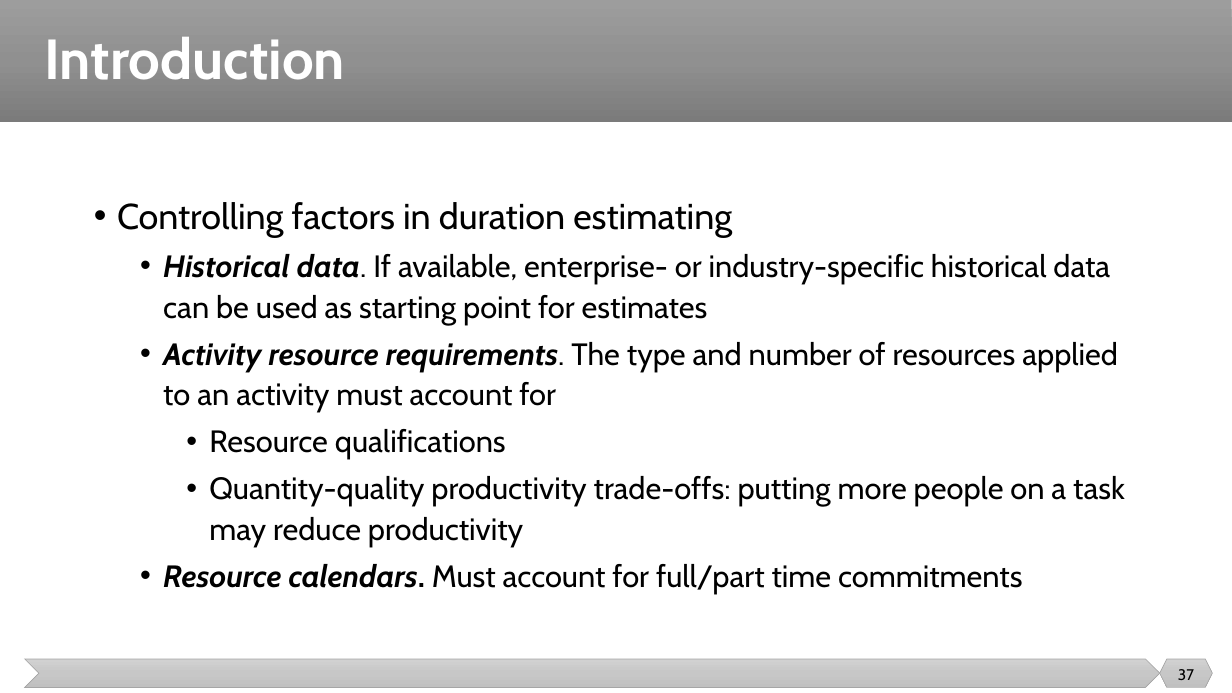
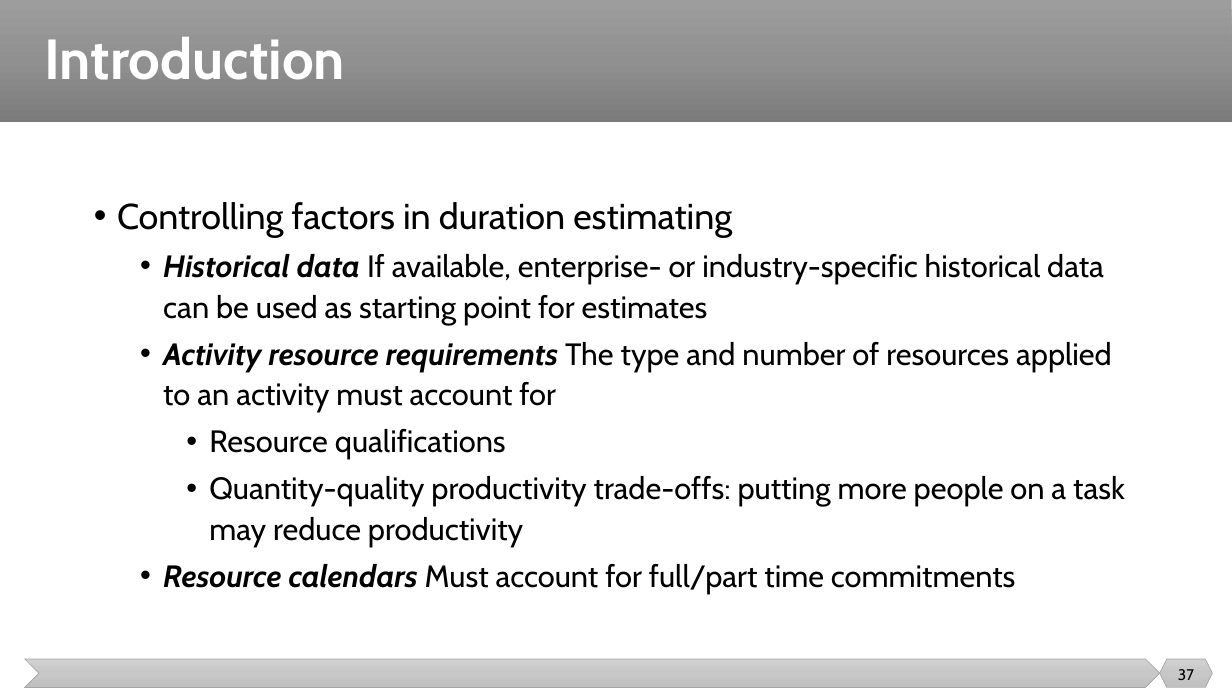
Before and after one commit to malenezi/malenezi, a slide deck: slide 37 of SE423/Lectures/6-Planning/Estimation.pptx. Drawn at 1232x693 pixels with LibreOffice and Linux fonts; fonts in the diff are those of the drawing. Boxes give left, top, right and bottom in pixels: in the first picture for what was removed or moved away, otherwise in the second. Text is boxed around its words. In the diff, an @@ line names an element or a change of style, - is before the commit and + after.

```diff
--- a/SE423/Lectures/6-Planning/Estimation.pptx
+++ b/SE423/Lectures/6-Planning/Estimation.pptx
@@ text at (163,254,1112,412): text changed @@
-  • Historical data. If available, enterprise- or industry-specific historical data can be used as starting point for estimates
-  • Activity resource requirements. The type and number of resources applied to an activity must account for
+  • Historical data If available, enterprise- or industry-specific historical data can be used as starting point for estimates
+  • Activity resource requirements The type and number of resources applied to an activity must account for
@@ text at (163,564,1015,594): text changed @@
-  • Resource calendars. Must account for full/part time commitments
+  • Resource calendars Must account for full/part time commitments
```
Also in this commit, not shown: 5 other slides changed.
